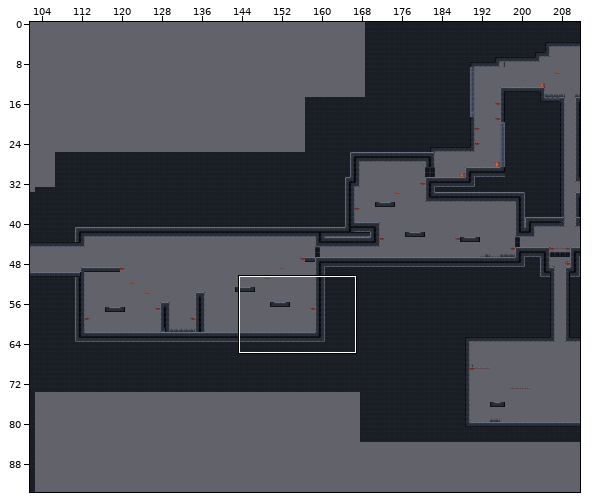
A Tiled map gets an edit: levels/tilesets/castle/boss_room.tmx. The first picture is a wide view before the edit; the outline marks the close-up.
Close-up. Before:
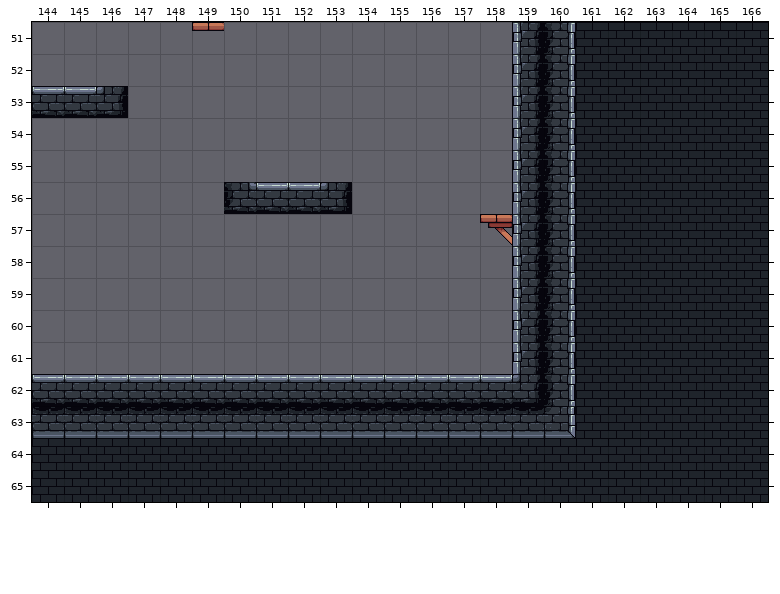
Cells are 32x32 px. Shown: x 144..166, y 51..65. The commit also changed other parts of the map, which this record leaves out.
After:
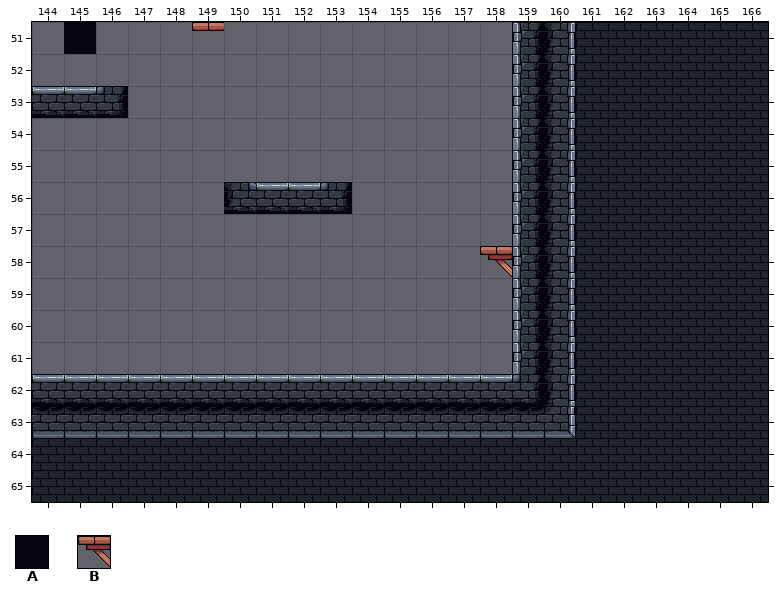
Key: from "non_collision_surface": A 0 "tile009"; from "platform_top": B 2 "tile037".
_ is an empty cell.
Tiles of an added or newly shown layer are drawn over the layers below it.
From old to new:
{"where": "layer \"enemy_spawns\" (added)"}
{"y":51,"x":145,"old":"_","new":"A"}
{"where": "layer \"platform_top\""}
{"y":57,"x":158,"old":"B","new":"_"}
{"y":58,"x":158,"old":"_","new":"B"}
{"label":"added","picture_box":[64,22,96,54]}
{"label":"changed","picture_box":[480,214,512,277]}
